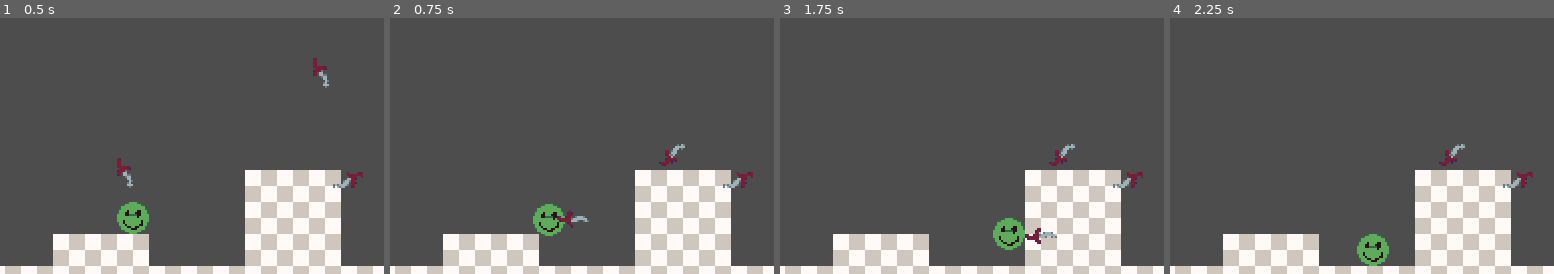
Above: before the commit, frames 1-4 (left to right).
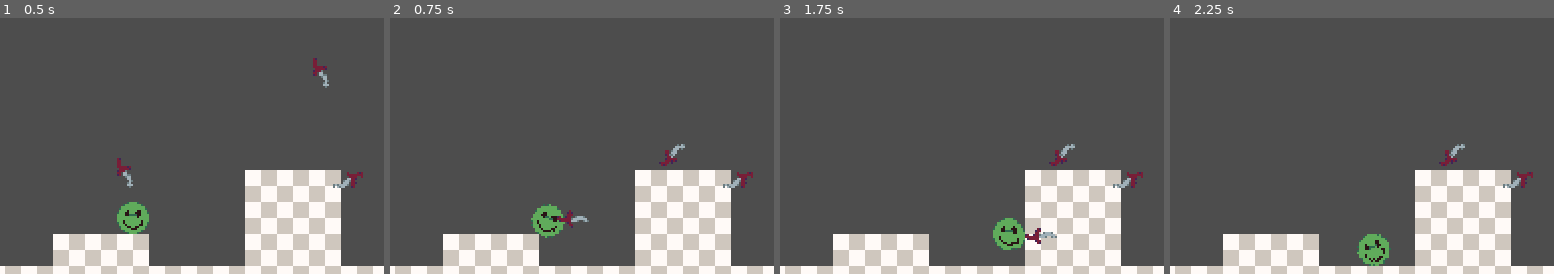
Above: after the commit, the same moments.

Repository: LordOfCheese1/project-hell
Game: Godot game, scene res://scenes/testing.tscn
The game is run twice, just before and just after one commit, with the same random seed, the same clock (stepped at 60 frames per second) and the same inputs.
Inputs:
- Up to frame 1 (0.5 s): no input
- Up to frame 2 (0.75 s): hold D (right) from 0.53 s (still down); hold E (grab) from 0.53 s (still down)
- Up to frame 3 (1.75 s): keep holding D (right); tap Space (jump) at 0.77, 1.52 s; release E (grab) at 1.28 s; tap E (grab) at 1.35 s
- Up to frame 4 (2.25 s): release D (right) at 2.03 s; hold A (left) from 2.03 s (still down); hold E (grab) from 2.03 s (still down); tap F (use_item) at 2.1 s
The pictures show only the part of the screen within x 14-64%, y 39-89%; the shares and areas given below are measured in that part.

Frame 1 is identical in both runs. In frame 2, 0.3% of the frame differs, in the area x 36-46%, y 72-86%; in frame 3, 0.1%; in frame 4, 0.2%.

Commit message:
changed and tested a few things

Diff:
--- /dev/null
+++ b/prefabs/components/attackbox.tscn
@@ -0,0 +1,6 @@
+[gd_scene load_steps=2 format=3 uid="uid://54v6okuwwheq"]
+
+[ext_resource type="Script" path="res://scripts/components/attackbox.gd" id="1_gb4v0"]
+
+[node name="attackbox" type="Area2D"]
+script = ExtResource("1_gb4v0")
--- /dev/null
+++ b/prefabs/components/hitbox.tscn
@@ -0,0 +1,8 @@
+[gd_scene load_steps=2 format=3 uid="uid://cdth6i3giacnl"]
+
+[ext_resource type="Script" path="res://scripts/components/hitbox.gd" id="1_sawl5"]
+
+[node name="hitbox" type="Area2D"]
+script = ExtResource("1_sawl5")
+
+[connection signal="area_entered" from="." to="." method="_on_area_entered"]
--- a/prefabs/entities/player.tscn
+++ b/prefabs/entities/player.tscn
@@ -1,8 +1,8 @@
-[gd_scene load_steps=6 format=3 uid="uid://0oy3exnotukn"]
+[gd_scene load_steps=6 format=3 uid="uid://dllvdtwus7rvh"]
 
 [ext_resource type="Script" path="res://scripts/entities/player.gd" id="1_xd2hm"]
 [ext_resource type="Texture2D" uid="uid://cg2tj8slgpw5k" path="res://textures/testing/player.png" id="2_haq8n"]
-[ext_resource type="PackedScene" uid="uid://mj1c3xxottsc" path="res://prefabs/item_grab_area/item_grab_area.tscn" id="3_w1yh2"]
+[ext_resource type="PackedScene" uid="uid://mj1c3xxottsc" path="res://prefabs/components/item_grab_area.tscn" id="3_w1yh2"]
 
 [sub_resource type="CircleShape2D" id="CircleShape2D_sh0d6"]
 radius = 8.0
--- /dev/null
+++ b/scripts/components/attackbox.gd
@@ -0,0 +1 @@
+extends Area2D
--- /dev/null
+++ b/scripts/components/hitbox.gd
@@ -0,0 +1,8 @@
+extends Area2D
+
+@export var entity : NodePath
+signal hit
+
+
+func _on_area_entered(area):
+	pass # Replace with function body.
--- a/scripts/entities/player.gd
+++ b/scripts/entities/player.gd
@@ -66,6 +66,7 @@
 		look_dir_x = velocity.x / abs(velocity.x)
 
 	look_dir_y = Input.get_axis("up", "down")
+	$Sprite2D.rotation_degrees = velocity.x / 5
 
 
 func jump():
--- a/scripts/items/dagger.gd
+++ b/scripts/items/dagger.gd
@@ -5,7 +5,7 @@
 
 
 func _ready():
-	setup_item(Vector2(-6, 0))
+	setup_item(Vector2(6, 0))
 	velocity.x = -180
 
 
Renamed: prefabs/item_grab_area/item_grab_area.tscn -> prefabs/components/item_grab_area.tscn
Not shown: 1 places in scenes/testing.tscn that only renumber resources
Binary file added: textures/items/flamethrower.png
